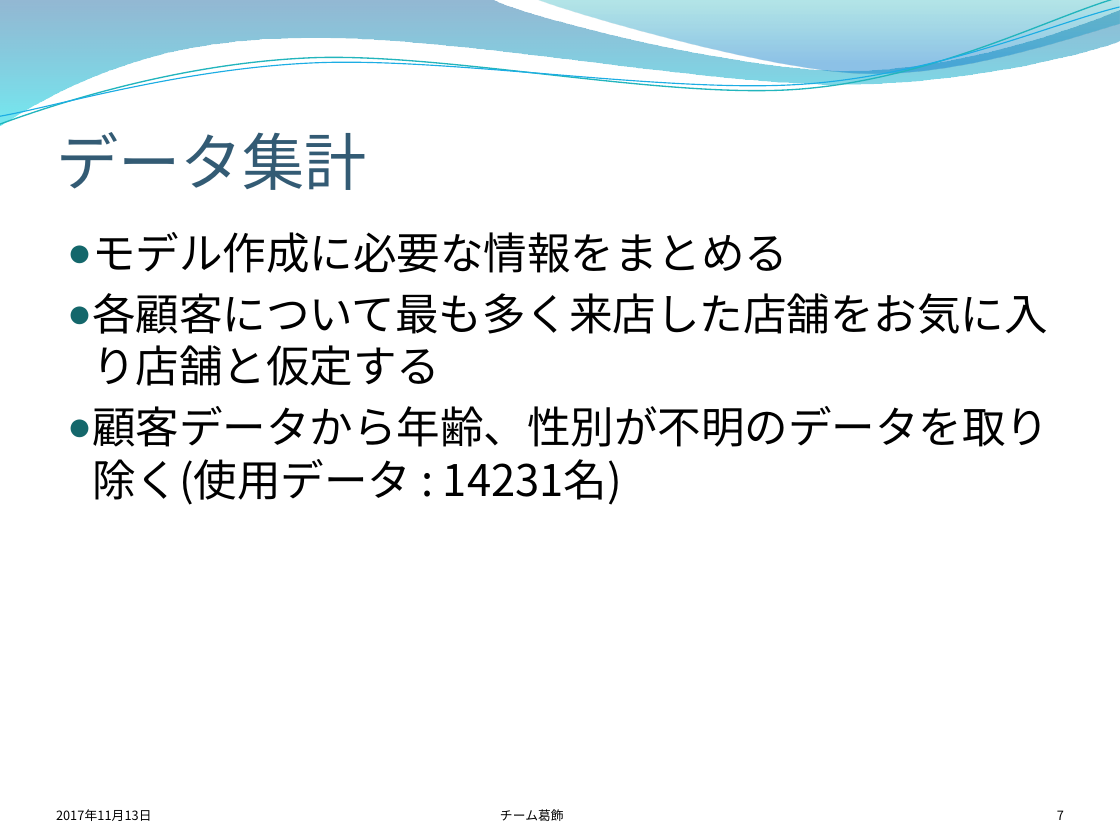
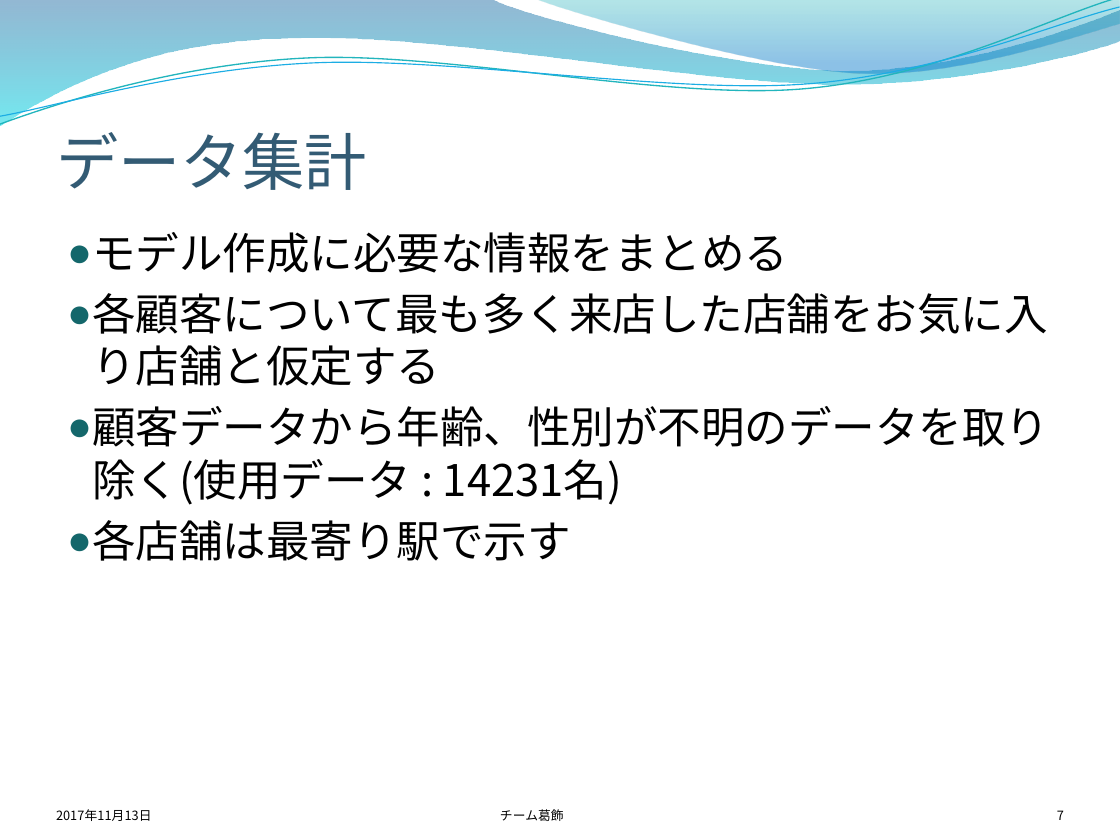
Before and after one commit to takuto0831/DataComp2017, a slide deck: slide 7 of report/中間報告改2.pptx. Drawn at 1120x840 pixels with LibreOffice and Linux fonts; fonts in the diff are those of the drawing; background and template pictures are left out. Boxes give left, top, right and bottom in pixels: in the first picture for what was removed or moved away, otherwise in the second. Text is boxed around its words. In the diff, an @@ line names an element or a change of style, - is before the commit and + after.

Commit message:
基礎集計完成

```diff
--- a/report/中間報告改2.pptx
+++ b/report/中間報告改2.pptx
@@ text at bbox=[92, 520, 570, 561]: paragraph added @@
+● 各店舗は最寄り駅で示す
```
Also in this commit, not shown: 8 other slides changed, 2 other files.
